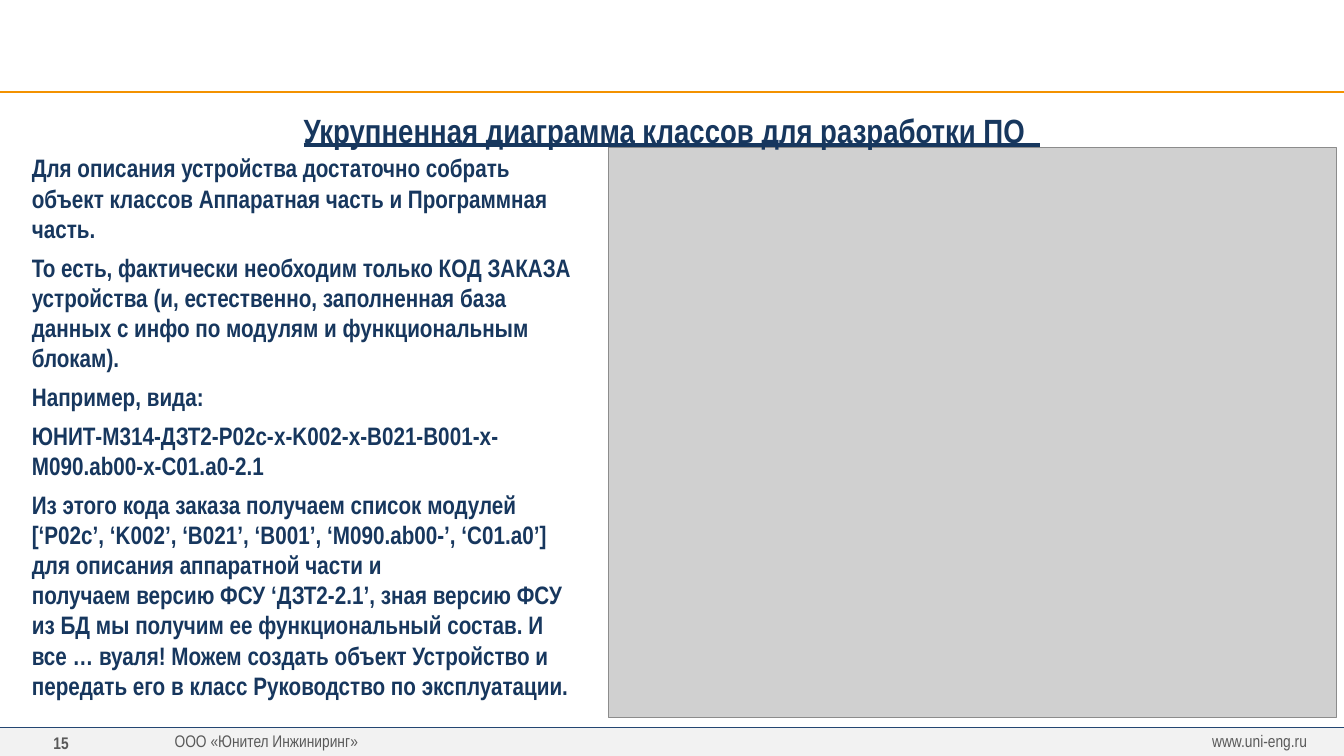
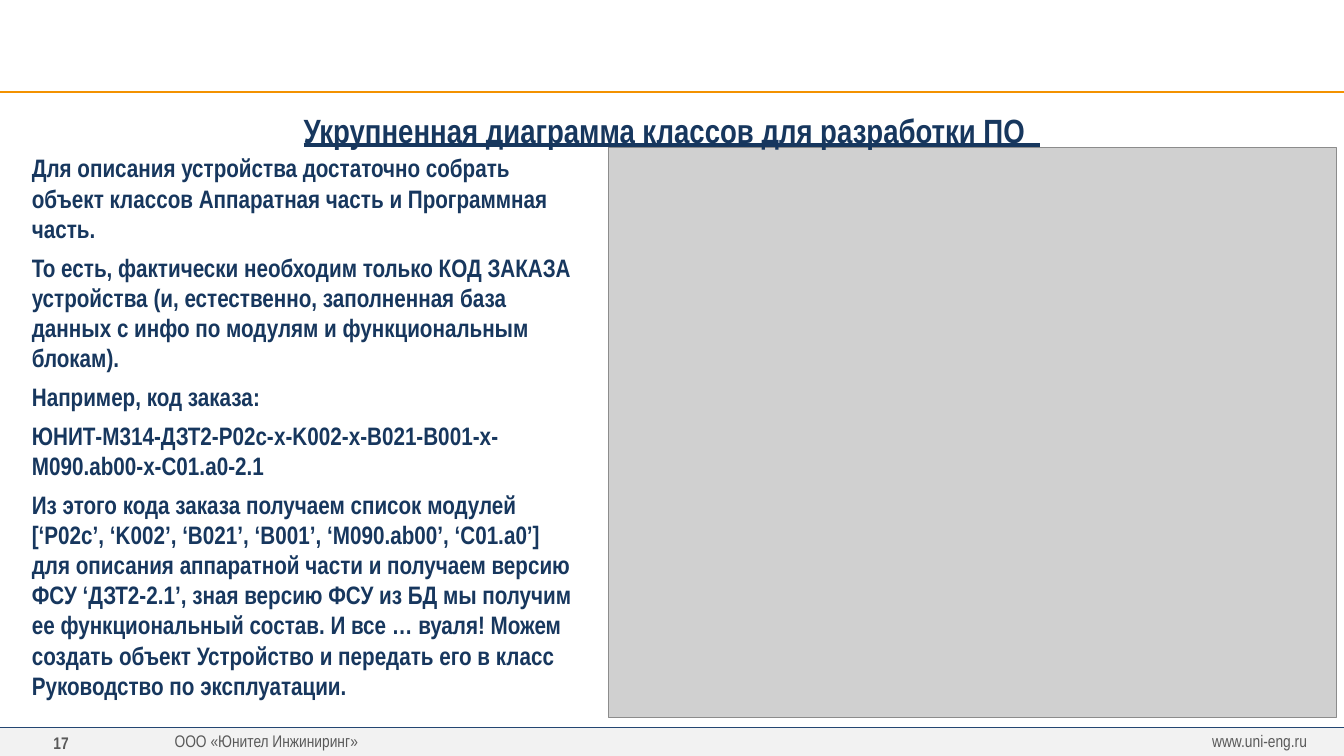
Before and after one commit to greglu1976/ProjectOmni, a slide deck: slide 17 of Презентация/Презентация.pptx (slide 15 before the commit). Drawn at 1344x756 pixels with LibreOffice and Linux fonts; fonts in the diff are those of the drawing; grey boxes stand for pictures; background and template pictures are left out. Boxes give left, top, right and bottom in pixels: in the first picture for what was removed or moved away, otherwise in the second. Text is boxed around its words. In the diff, an @@ line names an element or a change of style, - is before the commit and + after.

```diff
--- a/Презентация/Презентация.pptx
+++ b/Презентация/Презентация.pptx
@@ text at bbox=[32, 388, 260, 412]: text changed @@
-Например, вида:
+Например, код заказа:
@@ text at bbox=[32, 495, 571, 701]: text changed @@
-Из этого кода заказа получаем список модулей [‘Р02с’, ‘K002’, ‘B021’, ‘В001’, ‘М090.ab00-’, ‘С01.a0’] для описания аппаратной части и
-получаем версию ФСУ ‘ДЗТ2-2.1’, зная версию ФСУ из БД мы получим ее функциональный состав. И все … вуаля! Можем создать объект Устройство и передать его в класс Руководство по эксплуатации.
+Из этого кода заказа получаем список модулей [‘Р02с’, ‘K002’, ‘B021’, ‘В001’, ‘М090.ab00’, ‘С01.a0’] для описания аппаратной части и получаем версию ФСУ ‘ДЗТ2-2.1’, зная версию ФСУ из БД мы получим ее функциональный состав. И все … вуаля! Можем создать объект Устройство и передать его в класс Руководство по эксплуатации.
@@ page number at bbox=[53, 737, 68, 749]: text changed @@
-15
+17
```
Also in this commit, not shown: 6 other slides changed, 3 slides added, 1 slide removed, 23 other files.
